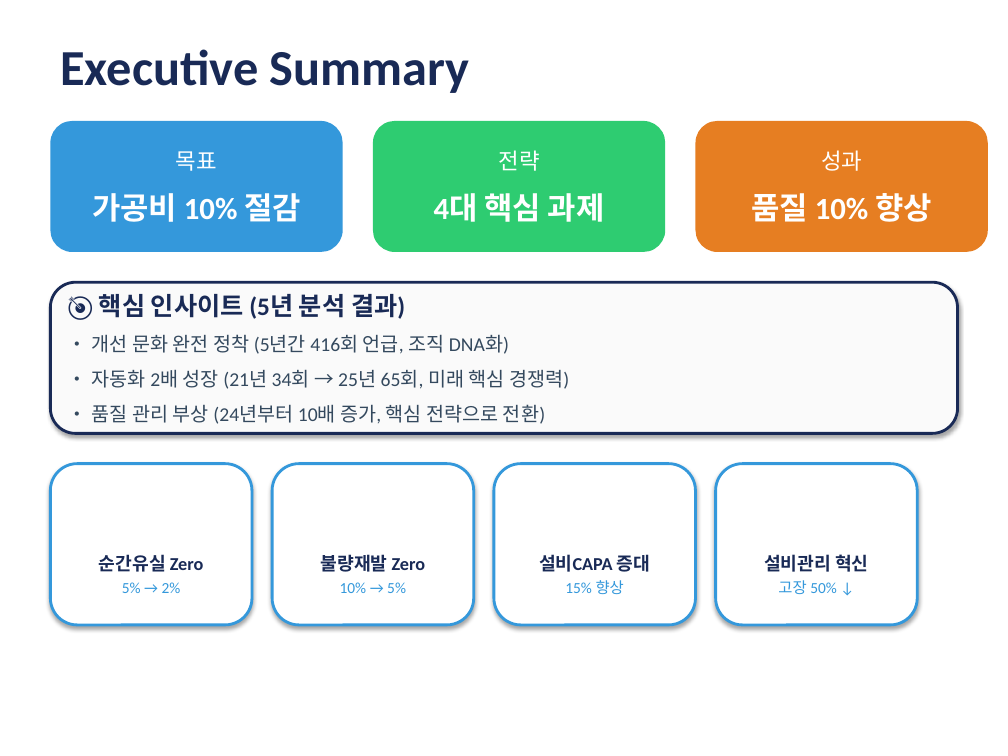
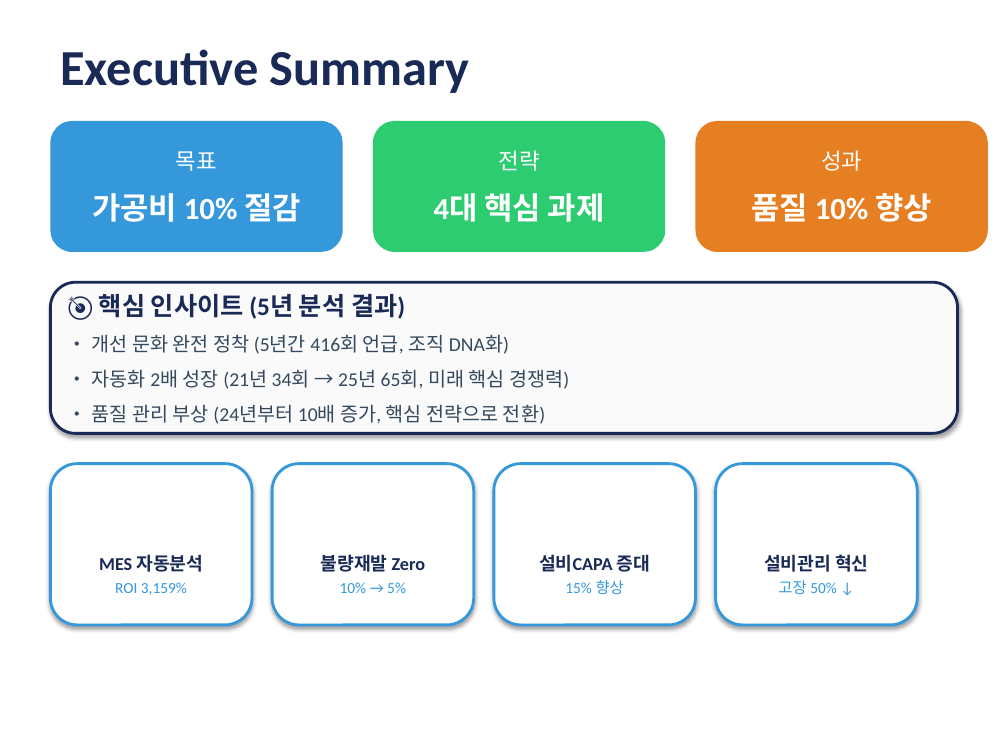
Before and after one commit to mind79ns/26-Year-Management-Strategy, a slide deck: slide 2 of 2026_제조1팀_경영전략_최종완성판.pptx. Drawn at 1008x756 pixels with LibreOffice and Linux fonts; fonts in the diff are those of the drawing. Boxes give left, top, right and bottom in pixels: in the first picture for what was removed or moved away, otherwise in the second. Text is boxed around its words. In the diff, an @@ line names an element or a change of style, - is before the commit and + after.

```diff
--- a/2026_제조1팀_경영전략_최종완성판.pptx
+++ b/2026_제조1팀_경영전략_최종완성판.pptx
@@ text in rounded rectangle at [99, 554, 203, 595]: text changed; size 13 to 11 pt; text colour #192A56 to #3498DB; bold off @@
-⏱️
-순간유실 Zero
-5% → 2%
+📊
+MES 자동분석
+ROI 3,159%
```
Also in this commit, not shown: 4 other slides changed, 1 slide added, 1 slide removed, 3 other files.
